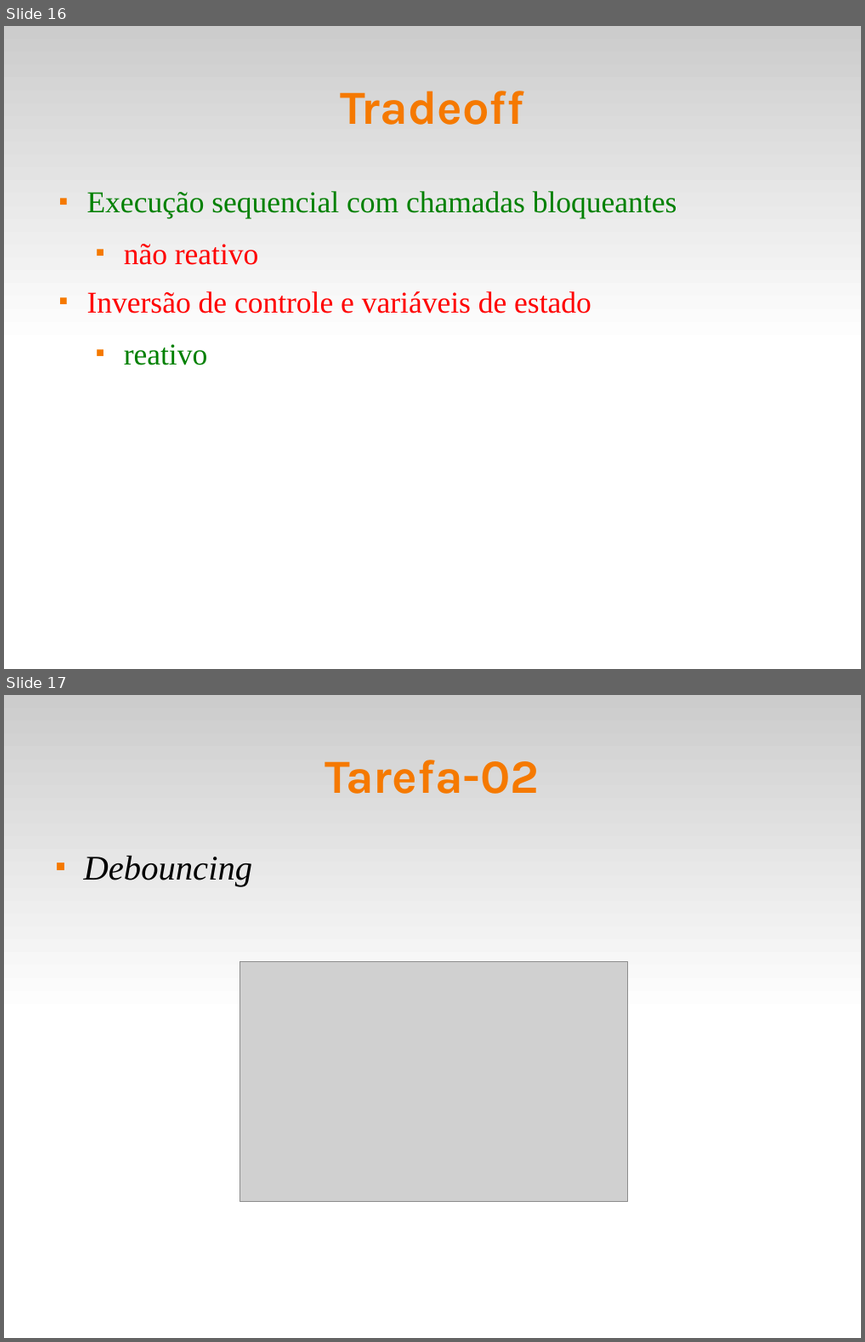
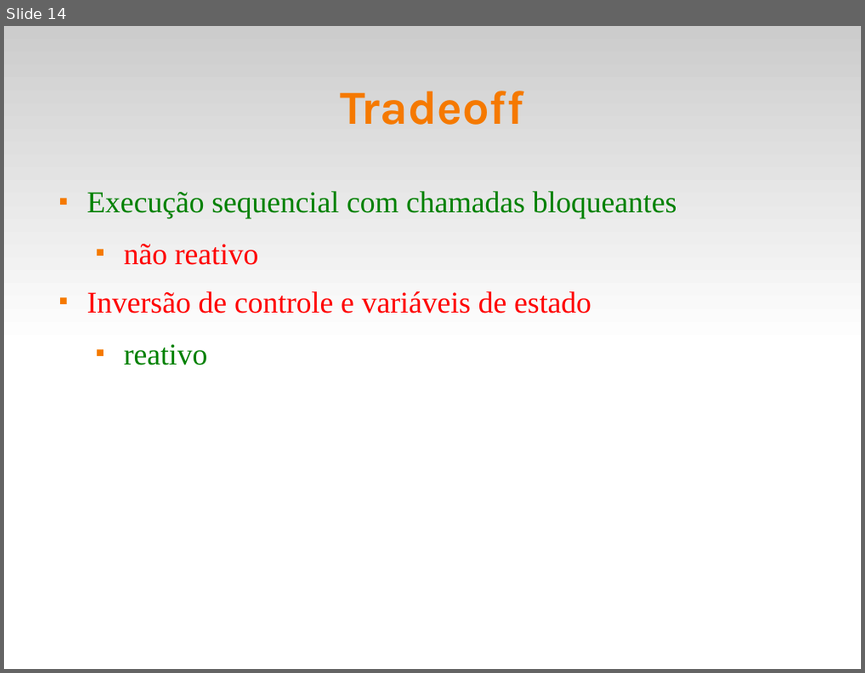
Before and after one commit to fsantanna-uerj/SE, a slide deck: Slides/se-01-arduino.odp. Shown one above the other, each under a label of ours: slides 16 and 17 before the commit, slide 14 after it. The pictures are 865x1342 and 865x673 pixels, drawn with LibreOffice and Linux fonts; fonts in the diff are those of the drawing; grey boxes stand for pictures. Boxes give left, top, right and bottom in pixels: in the first picture for what was removed or moved away, otherwise in the second. Text is boxed around its words. In the diff, an @@ line names an element or a change of style, - is before the commit and + after.

```diff
--- a/Slides/se-01-arduino.odp
+++ b/Slides/se-01-arduino.odp
@@ slide 17 removed at [4, 695, 861, 1338], background #FFFFFF; not listed: 1 template element that a slide beside it also shows @@
@@ title removed at [325, 760, 540, 794] @@
-Tarefa-02
@@ text removed at [84, 855, 253, 886] @@
-■ Debouncing
@@ picture removed at [240, 962, 629, 1201] @@
@@ what was slide 16 is now slide 14 @@
```
Also in this commit, not shown: 4 slides changed, 6 other slides removed, 3 other files.
